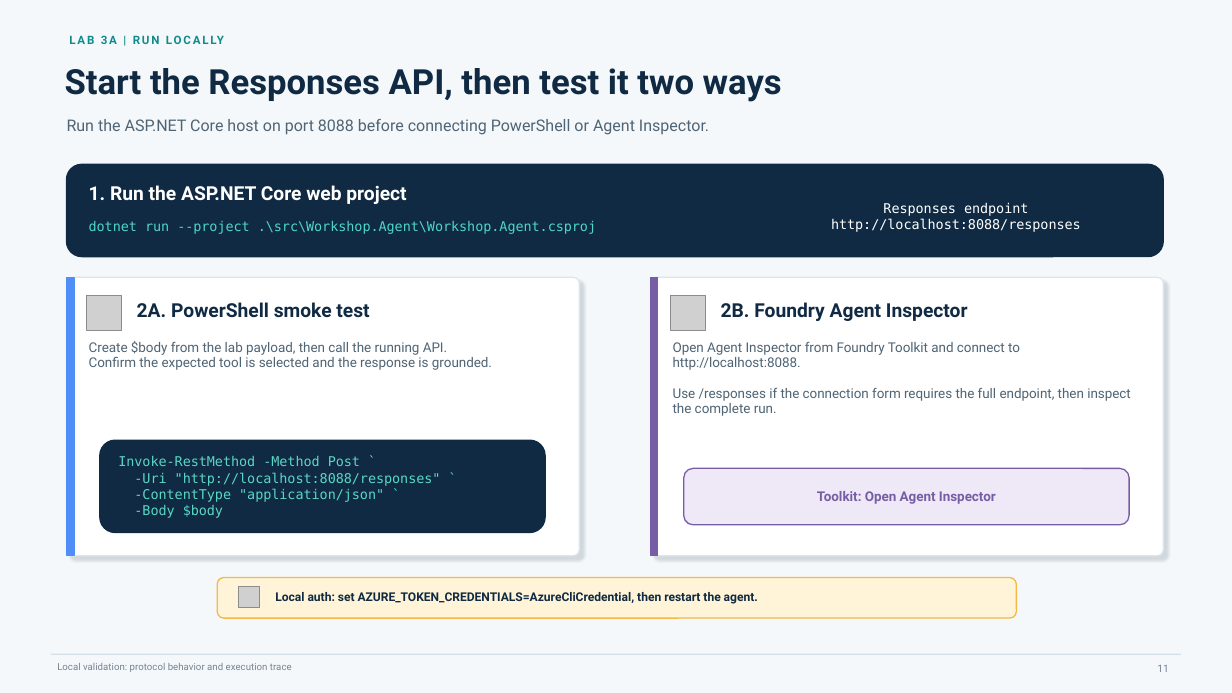
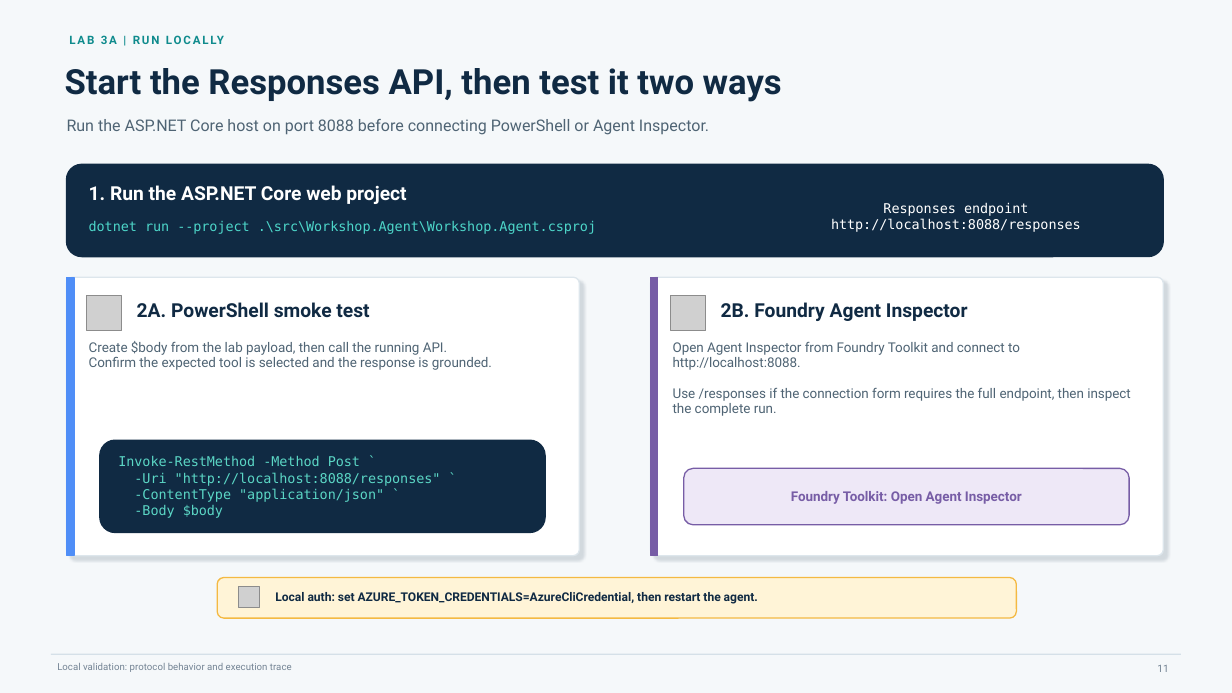
Before and after one commit to yurilausberg/foundry-apim-mcp-workshop, a slide deck: slide 11 of docs/foundry-apim-mcp-workshop.pptx. Drawn at 1232x693 pixels with LibreOffice and Linux fonts; fonts in the diff are those of the drawing; grey boxes stand for pictures. Boxes give left, top, right and bottom in pixels: in the first picture for what was removed or moved away, otherwise in the second. Text is boxed around its words. In the diff, an @@ line names an element or a change of style, - is before the commit and + after.

```diff
--- a/docs/foundry-apim-mcp-workshop.pptx
+++ b/docs/foundry-apim-mcp-workshop.pptx
@@ text at (791, 491, 1022, 504): text changed @@
-Toolkit: Open Agent Inspector
+Foundry Toolkit: Open Agent Inspector
```
